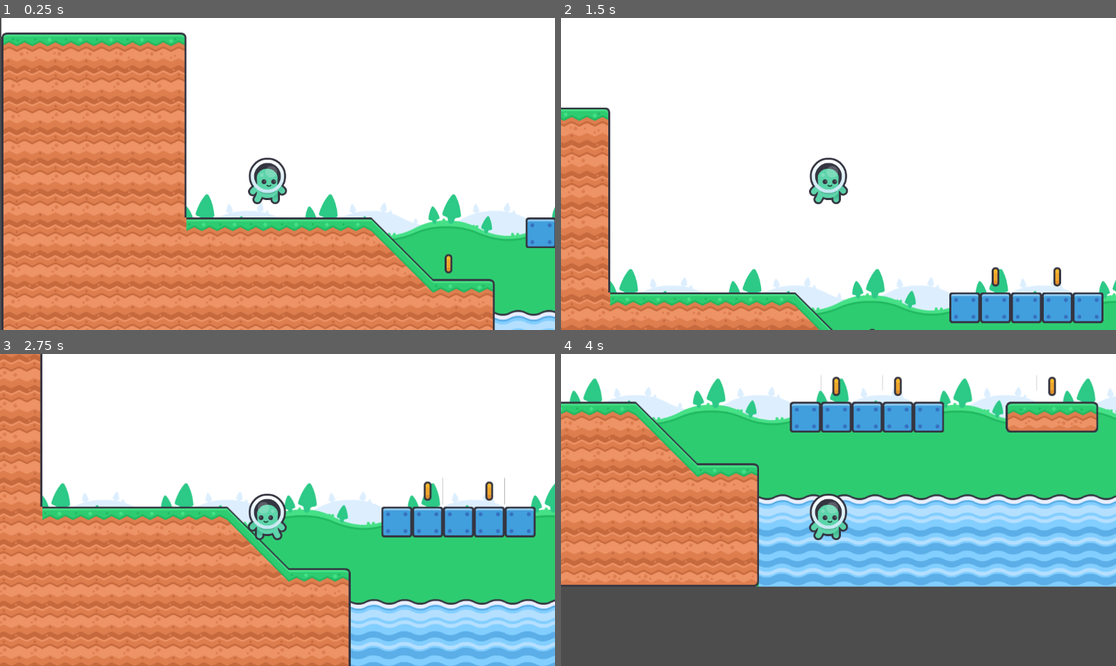
Above: before the commit, frames 1-4 (two rows, left to right).
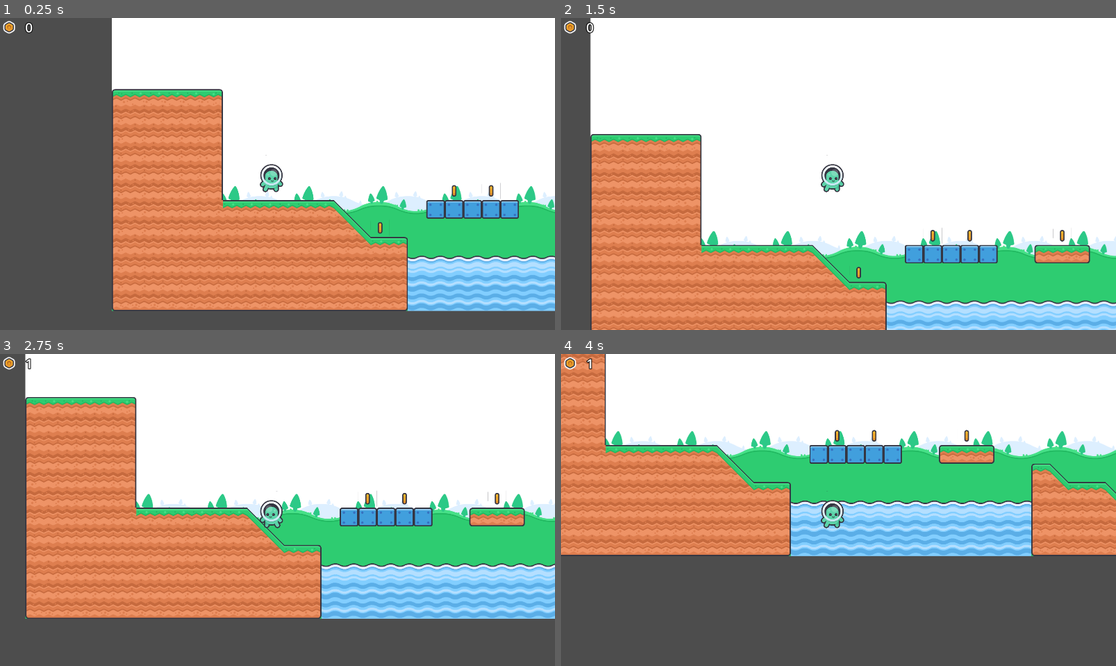
Above: after the commit, the same moments.

Repository: simonvdev/platformer
Game: Godot game, scene res://scenes/levels/main.tscn
Two runs of this game, one before a commit and one after it. Both use one fixed random seed, a clock stepped at 60 frames per second and the inputs below. Sound files missing from this copy of the repository are replaced by a short silence.
Inputs:
- Up to frame 1 (0.25 s): no input
- Up to frame 2 (1.5 s): hold Right (right) from 0.53 s (still down); tap Space (jump) at 0.77 s
- Up to frame 3 (2.75 s): tap Space (jump) at 1.52 s; release Right (right) at 2.03 s; hold Left (left) from 2.03 s (still down)
- Up to frame 4 (4 s): release Left (left) at 2.78 s; hold Right (right) from 2.78 s (still down); tap Space (jump) at 3.02, 3.77 s

The runs differ from the first frame. In frame 1, 46% of the frame differs, in the area x 0-100%, y 0-100%; in frame 2, 36%; in frame 3, 44%; in frame 4, 42%.

Commit message:
Added basic UI for displaying coins and added level restart on level finish

Diff:
--- a/project.godot
+++ b/project.godot
@@ -22,6 +22,11 @@
 [autoload]
 
 Director="*res://scripts/game_director.gd"
+
+[display]
+
+window/size/viewport_width=1920
+window/size/viewport_height=1080
 
 [dotnet]
 
--- a/scenes/levels/main.tscn
+++ b/scenes/levels/main.tscn
@@ -1,8 +1,9 @@
-[gd_scene load_steps=4 format=4 uid="uid://dfxdngdmafu6y"]
+[gd_scene load_steps=5 format=4 uid="uid://dfxdngdmafu6y"]
 
 [ext_resource type="TileSet" uid="uid://bwi68g385857c" path="res://resources/tilesets/background_tileset.tres" id="1_2vj2h"]
 [ext_resource type="TileSet" uid="uid://cy7m02sotjbsw" path="res://resources/tilesets/default_tileset.tres" id="1_72ix8"]
 [ext_resource type="PackedScene" uid="uid://bucqlnk48mlh2" path="res://scenes/prefabs/player.tscn" id="3_y0acb"]
+[ext_resource type="PackedScene" uid="uid://by8jheac80cbi" path="res://scenes/prefabs/ui.tscn" id="4_j4d2a"]
 
 [node name="Main" type="Node2D"]
 
@@ -21,3 +22,5 @@
 [node name="Player" parent="." instance=ExtResource("3_y0acb")]
 position = Vector2(-472, 279)
 platform_on_leave = 2
+
+[node name="UI" parent="." instance=ExtResource("4_j4d2a")]
--- a/scenes/prefabs/flag.tscn
+++ b/scenes/prefabs/flag.tscn
@@ -40,4 +40,4 @@
 
 [node name="AnimatedSprite2D" type="AnimatedSprite2D" parent="."]
 sprite_frames = SubResource("SpriteFrames_pafem")
-frame_progress = 0.764814
+frame_progress = 0.813001
--- /dev/null
+++ b/scenes/prefabs/ui.gd
@@ -0,0 +1,11 @@
+extends CanvasLayer
+
+@onready var coin_label = $Control/HBoxContainer/Label
+
+# Called when the node enters the scene tree for the first time.
+func _ready():
+	Director.CoinsChanged.connect(_on_coins_changed)
+
+
+func _on_coins_changed(old : int,new : int,delta : int):
+	coin_label.text = str(new)
--- /dev/null
+++ b/scenes/prefabs/ui.tscn
@@ -0,0 +1,37 @@
+[gd_scene load_steps=5 format=3 uid="uid://by8jheac80cbi"]
+
+[ext_resource type="Texture2D" uid="uid://c63y3gy43txgc" path="res://sprites/spritesheet-tiles-default.png" id="1_8b8en"]
+[ext_resource type="Script" uid="uid://bkphncko463vj" path="res://scenes/prefabs/ui.gd" id="1_mwfwn"]
+
+[sub_resource type="AtlasTexture" id="AtlasTexture_u81e1"]
+atlas = ExtResource("1_8b8en")
+region = Rect2(832, 64, 64, 64)
+
+[sub_resource type="LabelSettings" id="LabelSettings_b6bv0"]
+font_size = 46
+outline_size = 10
+outline_color = Color(0, 0, 0, 1)
+
+[node name="UI" type="CanvasLayer"]
+script = ExtResource("1_mwfwn")
+
+[node name="Control" type="Control" parent="."]
+layout_mode = 3
+anchors_preset = 0
+
+[node name="HBoxContainer" type="HBoxContainer" parent="Control"]
+layout_mode = 0
+offset_right = 40.0
+offset_bottom = 40.0
+
+[node name="TextureRect" type="TextureRect" parent="Control/HBoxContainer"]
+layout_mode = 2
+texture = SubResource("AtlasTexture_u81e1")
+
+[node name="Label" type="Label" parent="Control/HBoxContainer"]
+custom_minimum_size = Vector2(64, 64)
+layout_mode = 2
+text = "0"
+label_settings = SubResource("LabelSettings_b6bv0")
+horizontal_alignment = 1
+vertical_alignment = 1
--- a/scripts/game_director.gd
+++ b/scripts/game_director.gd
@@ -22,3 +22,5 @@
 
 func _on_level_finished():
 	print("Level Done")
+	AmountOfCoinsCollected = 0
+	get_tree().reload_current_scene()
Not shown, added: scenes/prefabs/ui.gd.uid
